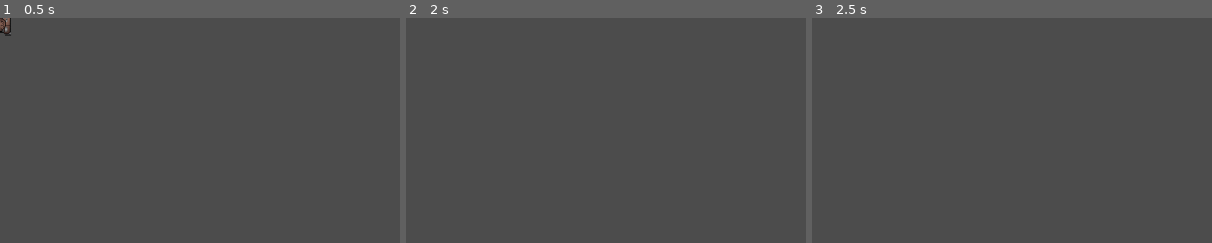
Above: before the commit, frames 1-3 (left to right).
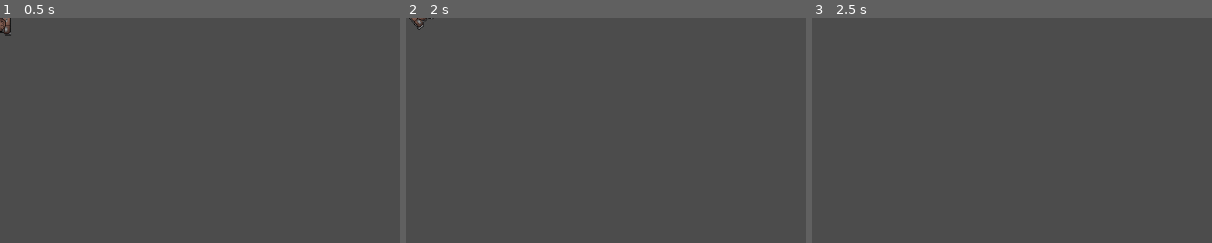
Above: after the commit, the same moments.

Repository: Tolikf1/battolia_village
Game: Godot game, scene res://scenes/tank/Tank.tscn
The game is run twice, just before and just after one commit, with the same random seed, the same clock (stepped at 60 frames per second) and the same inputs. The project has no main scene, so this scene is started directly.
Inputs:
- Up to frame 1 (0.5 s): no input
- Up to frame 2 (2 s): tap Enter at 0.5 s; hold Up (move_forward) 0.53-1.28 s; hold Left (rotate_CCW) 0.53-1.28 s; tap Space at 1.25 s; hold Down (move_back) from 1.28 s (still down); tap Right (rotate_CW) at 1.35 s
- Up to frame 3 (2.5 s): tap Enter at 2 s; release Down (move_back) at 2.03 s; hold Up (move_forward) from 2.03 s (still down); hold Left (rotate_CCW) from 2.03 s (still down)
The pictures show only the part of the screen within x 0-50%, y 0-50%; the shares and areas given below are measured in that part.

Frame 1 is identical in both runs. In frame 2, 0.1% of the frame differs, in the area x 0-7%, y 0-6%; in frame 3, nothing differs.

Commit message:
tracks animation added

Diff:
--- a/2d/scenes/tank/Tank.gd
+++ b/2d/scenes/tank/Tank.gd
@@ -29,3 +29,20 @@
 	var direction = Vector2.UP.rotated(rotation)
 	var delta_position = direction * input_speed * speed * delta
 	position += delta_position
+
+	animate_tracks(input_speed, input_rotation)
+
+# speed, rotation є {0, 1, -1}
+func animate_tracks(speed, rotation):
+	if speed:
+		$Spites/Tracks/L.playing = true
+		$Spites/Tracks/R.playing = true
+	elif rotation == 1:
+		$Spites/Tracks/L.playing = true
+		$Spites/Tracks/R.playing = false
+	elif rotation == -1:
+		$Spites/Tracks/L.playing = false
+		$Spites/Tracks/R.playing = true
+	else:
+		$Spites/Tracks/L.playing = false
+		$Spites/Tracks/R.playing = false
--- a/2d/scenes/tank/Tank.tscn
+++ b/2d/scenes/tank/Tank.tscn
@@ -23,7 +23,7 @@
 "_edit_group_": true
 }
 speed = 100.0
-rotation_speed = 5.0
+rotation_speed = 1.0
 
 [node name="CollisionShape2D" type="CollisionShape2D" parent="."]
 position = Vector2( 0.5, 1 )
